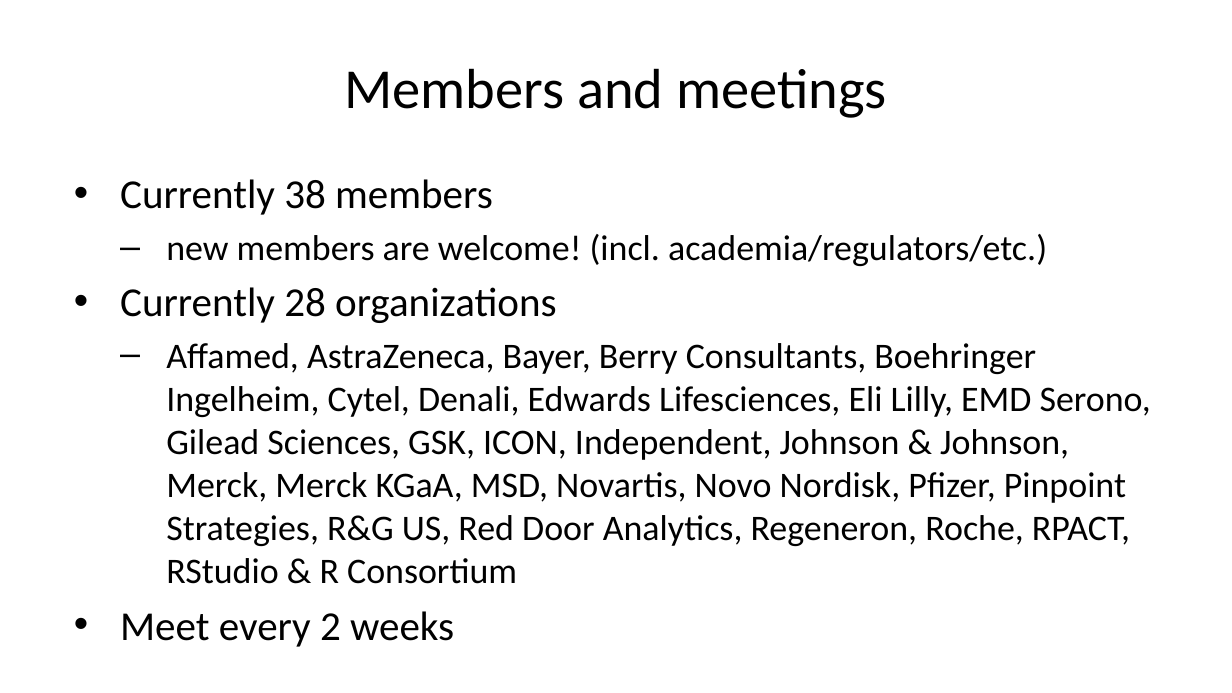
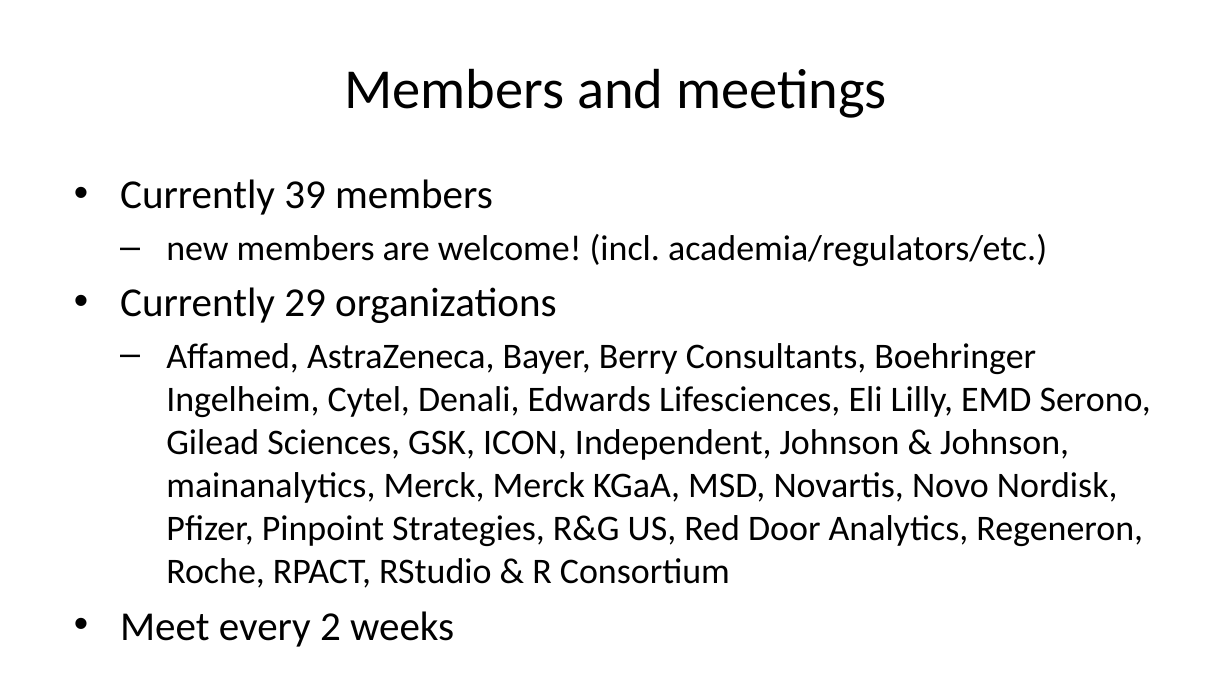
Before and after one commit to openstatsware/website, a slide deck: slide 8 of slides/cen-first-year-wg-sep2023.pptx. Drawn at 1232x693 pixels with LibreOffice and Linux fonts; fonts in the diff are those of the drawing. Boxes give left, top, right and bottom in pixels: in the first picture for what was removed or moved away, otherwise in the second. Text is boxed around its words. In the diff, an @@ line names an element or a change of style, - is before the commit and + after.

```diff
--- a/slides/cen-first-year-wg-sep2023.pptx
+++ b/slides/cen-first-year-wg-sep2023.pptx
@@ text at [120,179,493,215]: text changed @@
-• Currently 38 members
+• Currently 39 members
@@ text at [120,287,1151,588]: text changed @@
-• Currently 28 organizations
-  – Affamed, AstraZeneca, Bayer, Berry Consultants, Boehringer Ingelheim, Cytel, Denali, Edwards Lifesciences, Eli Lilly, EMD Serono, Gilead Sciences, GSK, ICON, Independent, Johnson & Johnson, Merck, Merck KGaA, MSD, Novartis, Novo Nordisk, Pfizer, Pinpoint Strategies, R&G US, Red Door Analytics, Regeneron, Roche, RPACT, RStudio & R Consortium
+• Currently 29 organizations
+  – Affamed, AstraZeneca, Bayer, Berry Consultants, Boehringer Ingelheim, Cytel, Denali, Edwards Lifesciences, Eli Lilly, EMD Serono, Gilead Sciences, GSK, ICON, Independent, Johnson & Johnson, mainanalytics, Merck, Merck KGaA, MSD, Novartis, Novo Nordisk, Pfizer, Pinpoint Strategies, R&G US, Red Door Analytics, Regeneron, Roche, RPACT, RStudio & R Consortium
```
Also in this commit, not shown: 7 other files.
